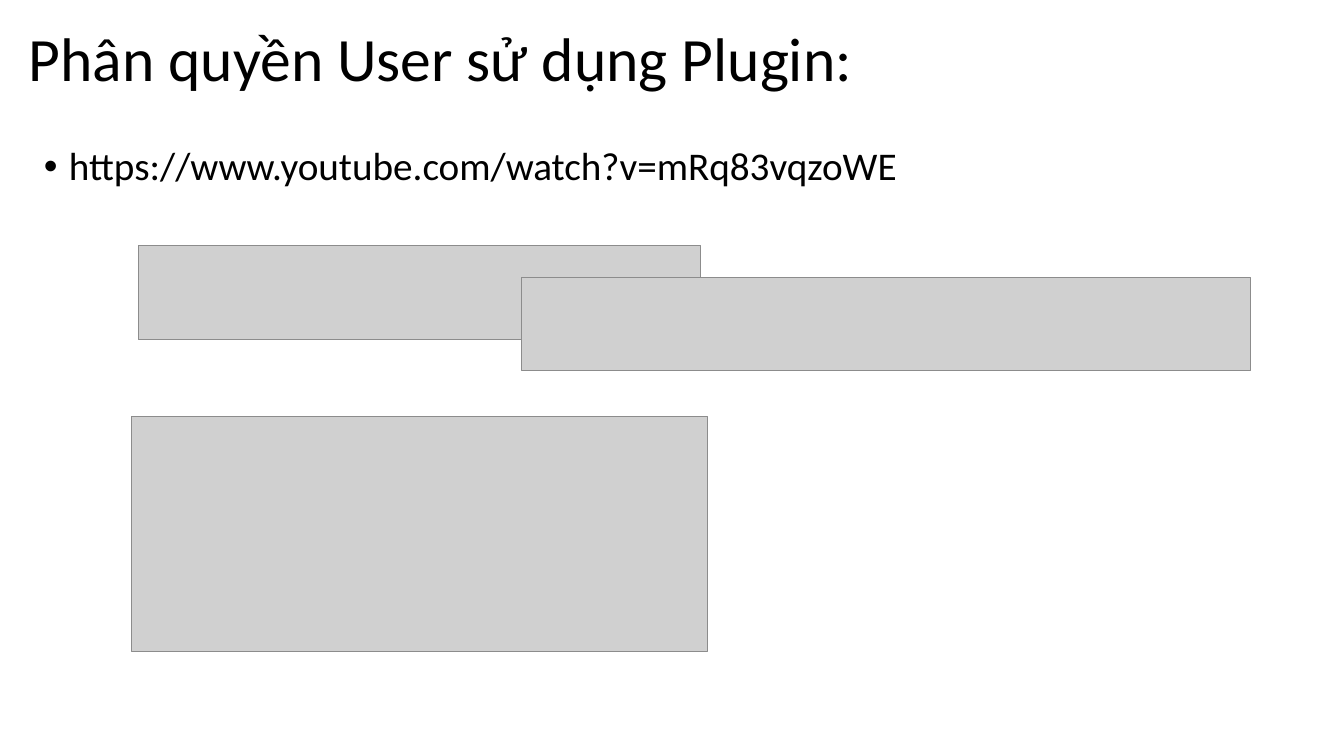
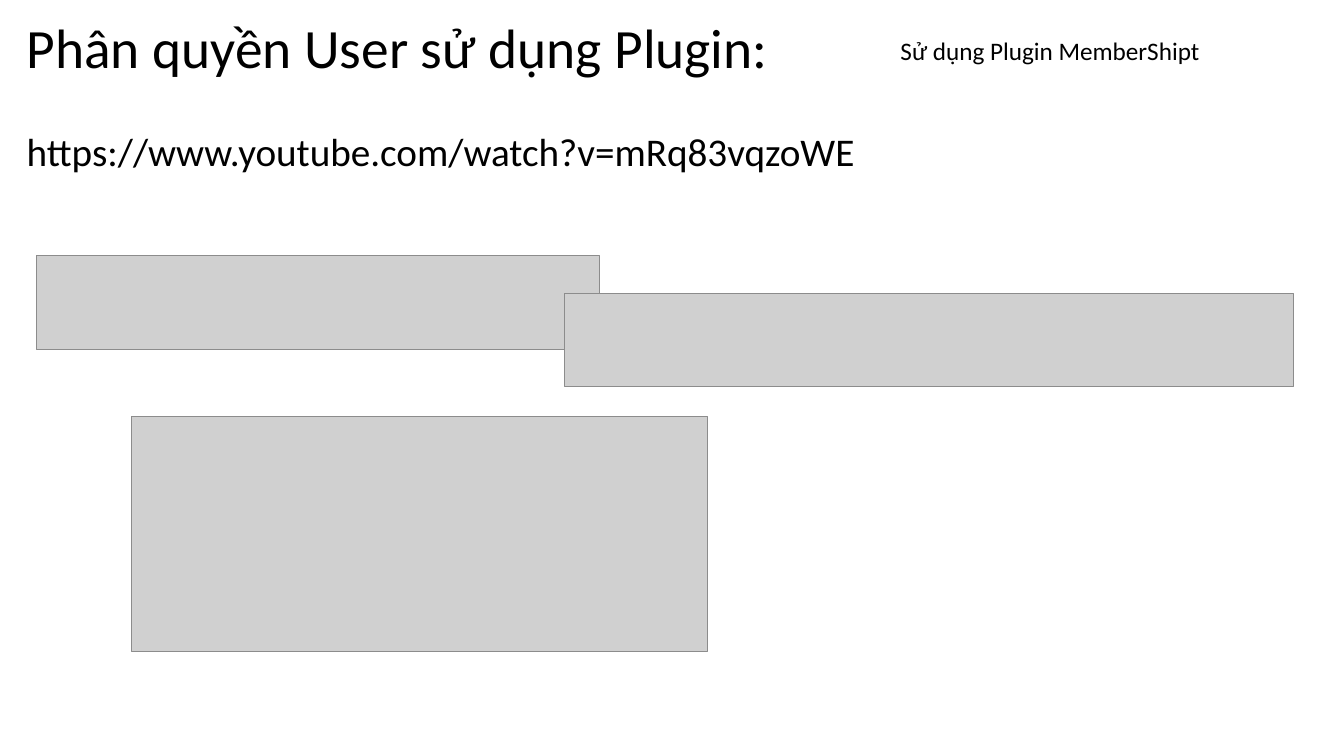
Before and after one commit to DangVanDoan05/WordPress, a slide deck: slide 9 of Quản trị người dùng sử dụng trang website, quản trị đơn hàng.pptx. Drawn at 1344x756 pixels with LibreOffice and Linux fonts; fonts in the diff are those of the drawing; grey boxes stand for pictures. Boxes give left, top, right and bottom in pixels: in the first picture for what was removed or moved away, otherwise in the second. Text is boxed around its words. In the diff, an @@ line names an element or a change of style, - is before the commit and + after.

```diff
--- a/Quản trị người dùng sử dụng trang website, quản trị đơn hàng.pptx
+++ b/Quản trị người dùng sử dụng trang website, quản trị đơn hàng.pptx
@@ title "Phân quyền User sử dụng ..." at (x1=27, y1=26, x2=767, y2=78): size 44 to 39.6 pt @@
@@ text added at (x1=900, y1=42, x2=1200, y2=65), 18 pt, text #000000 @@
+Sử dụng Plugin MemberShipt
@@ text "https://www.youtube.com/watch?v=mRq83vqzoWE" moved from (x1=69, y1=152, x2=897, y2=187) to (x1=27, y1=138, x2=855, y2=173) @@
@@ text "https://www.youtube.com/watch?v=mRq83vqzoWE" at (x1=27, y1=138, x2=855, y2=173): bullet • to none @@
@@ picture moved from (x1=138, y1=246, x2=701, y2=341) to (x1=36, y1=255, x2=599, y2=350) @@
@@ picture moved from (x1=522, y1=277, x2=1251, y2=371) to (x1=565, y1=293, x2=1294, y2=387) @@
```
Also in this commit, not shown: 2 slides added, 2 slides removed, 5 other files.
